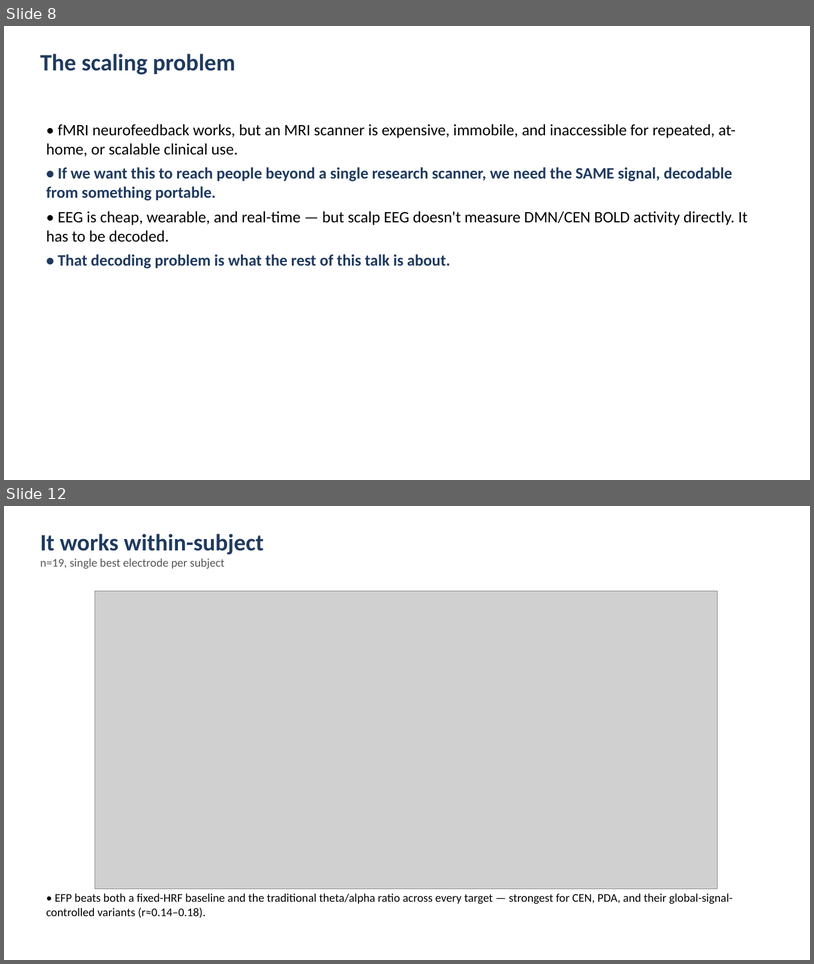
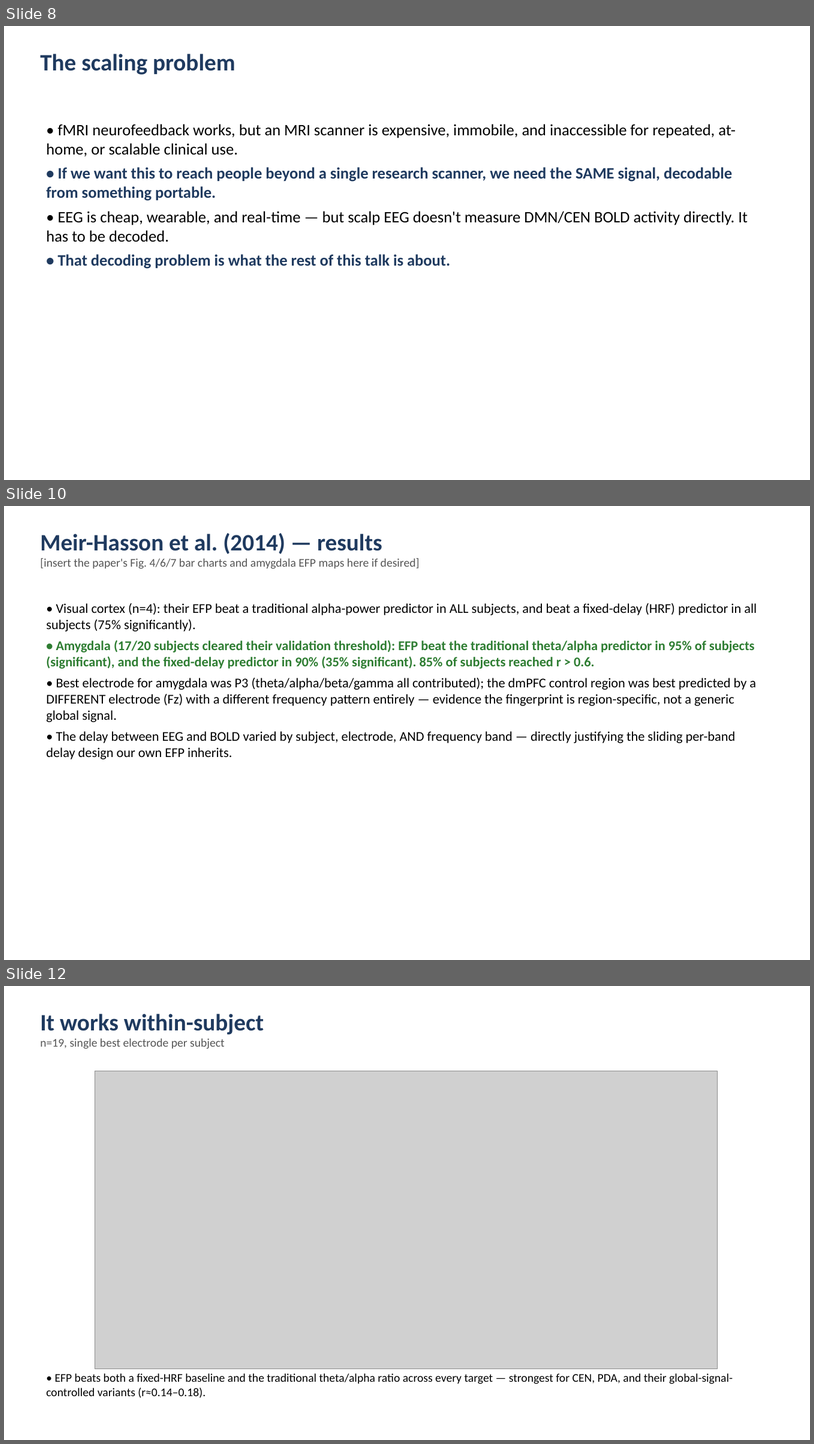
Before and after one commit to cccbauer/dmnelf, a slide deck: analysis/fingerprint/19_fingerprint/efp_meirhasson/Fingerprint_20260902.pptx. Shown one above the other, each under a label of ours: slides 8 and 12 before the commit, slides 8, 10 and 12 after it; the slides between them are not shown. The pictures are 814x964 and 814x1444 pixels, drawn with LibreOffice and Linux fonts; fonts in the diff are those of the drawing; grey boxes stand for pictures. Boxes give left, top, right and bottom in pixels: in the first picture for what was removed or moved away, otherwise in the second. Text is boxed around its words. In the diff, an @@ line names an element or a change of style, - is before the commit and + after.

```diff
--- a/analysis/fingerprint/19_fingerprint/efp_meirhasson/Fingerprint_20260902.pptx
+++ b/analysis/fingerprint/19_fingerprint/efp_meirhasson/Fingerprint_20260902.pptx
@@ slide 10 added at (4, 506, 810, 960), background #FFFFFF @@
@@ text added at (40, 533, 420, 569), 14 pt, text #555555 @@
+Meir-Hasson et al. (2014) — results
+[insert the paper's Fig. 4/6/7 bar charts and amygdala EFP maps here if desired]
@@ text added at (46, 603, 757, 759), 16 pt, text #000000 @@
+• Visual cortex (n=4): their EFP beat a traditional alpha-power predictor in ALL subjects, and beat a fixed-delay (HRF) predictor in all subjects (75% significantly).
+• Amygdala (17/20 subjects cleared their validation threshold): EFP beat the traditional theta/alpha predictor in 95% of subjects (significant), and the fixed-delay predictor in 90% (35% significant). 85% of subjects reached r > 0.6.
+• Best electrode for amygdala was P3 (theta/alpha/beta/gamma all contributed); the dmPFC control region was best predicted by a DIFFERENT electrode (Fz) with a different frequency pattern entirely — evidence the fingerprint is region-specific, not a generic global signal.
+• The delay between EEG and BOLD varied by subject, electrode, AND frequency band — directly justifying the sliding per-band delay design our own EFP inherits.
```
Also in this commit, not shown: 1 slide changed, 3 other slides added, 4 slides removed, 1 other file.
